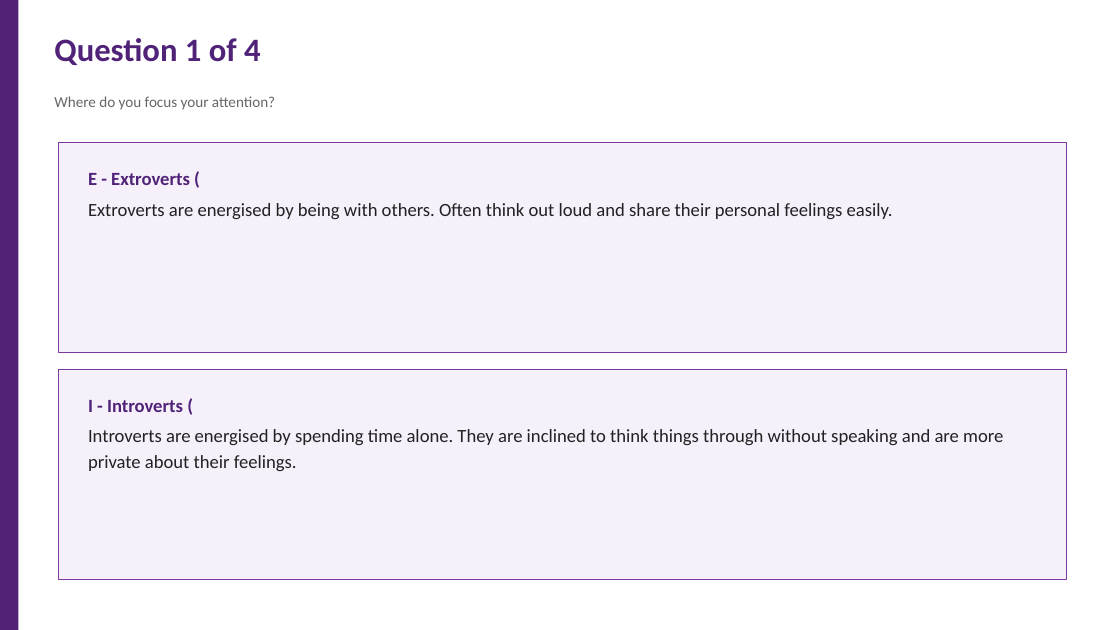
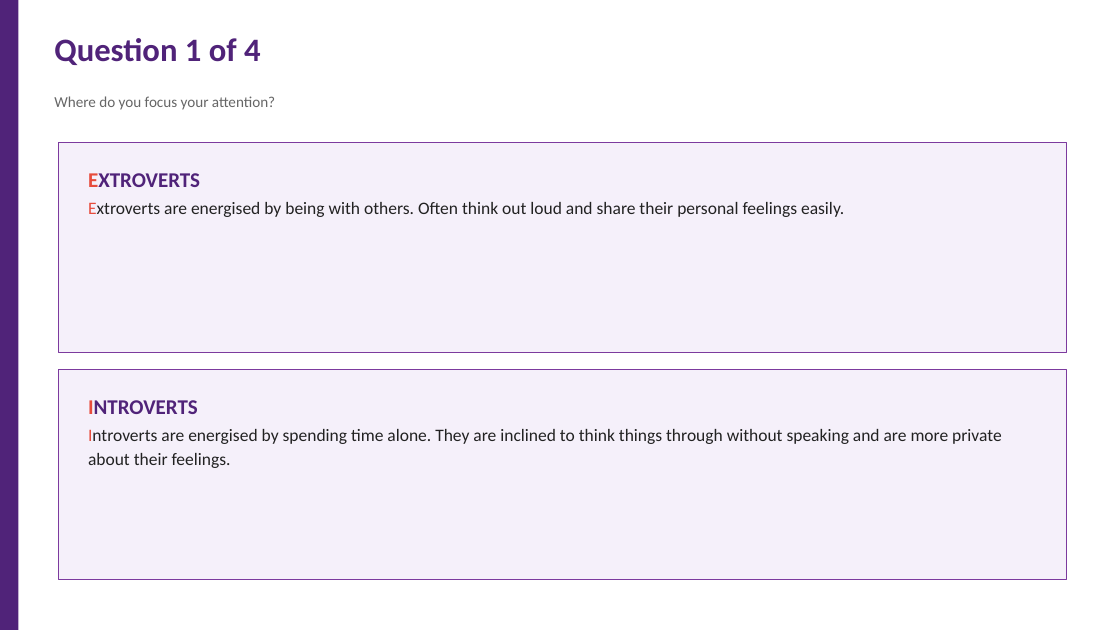
Before and after one commit to 975801846-star/workspace-outputs, a slide deck: slide 3 of Effective_Teamwork_2_survey.pptx. Drawn at 1120x630 pixels with LibreOffice and Linux fonts; fonts in the diff are those of the drawing. Boxes give left, top, right and bottom in pixels: in the first picture for what was removed or moved away, otherwise in the second. Text is boxed around its words. In the diff, an @@ line names an element or a change of style, - is before the commit and + after.

```diff
--- a/Effective_Teamwork_2_survey.pptx
+++ b/Effective_Teamwork_2_survey.pptx
@@ text at (88, 173, 200, 187): text changed; size 16 to 18 pt @@
-E - Extroverts (
+EXTROVERTS
@@ text at (88, 202, 844, 217): size 16 to 15 pt; text colour #222222 to #E74C3C in "Extroverts"; less space between paragraphs @@
@@ text at (88, 400, 198, 414): text changed; size 16 to 18 pt @@
-I - Introverts (
+INTROVERTS
@@ text at (88, 429, 1002, 468): size 16 to 15 pt; text colour #222222 to #E74C3C in "Introverts"; less space between paragraphs @@
```
Also in this commit, not shown: 3 other slides changed.
